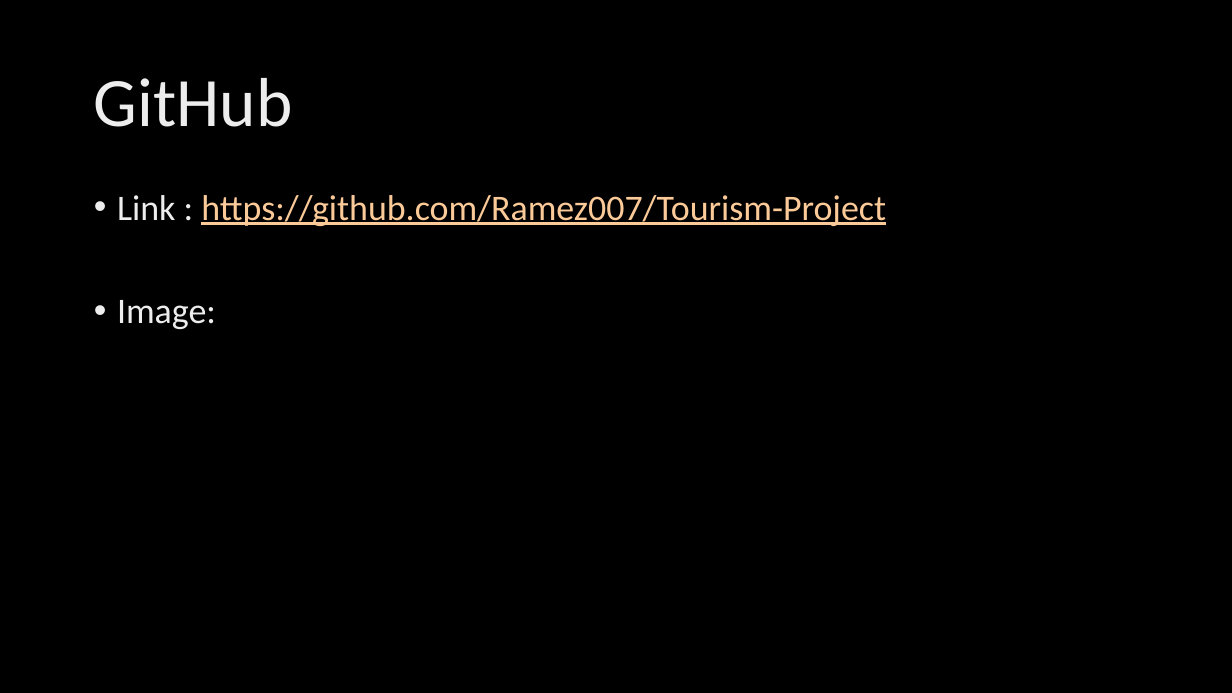
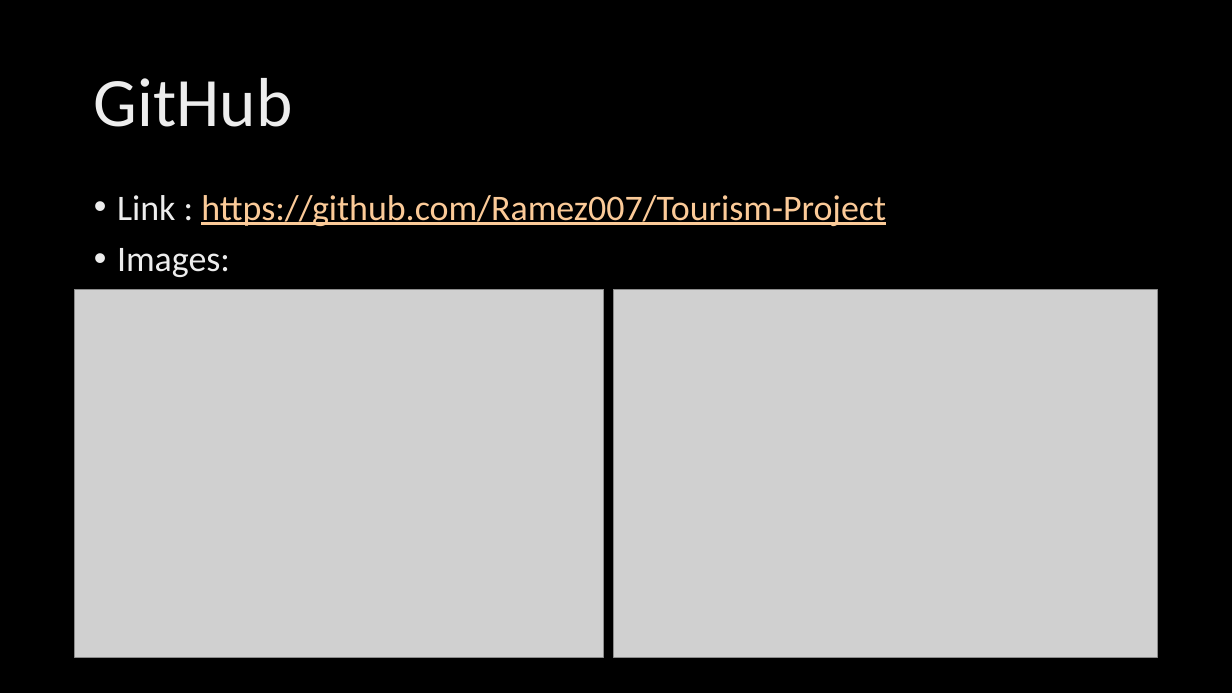
Before and after one commit to Ramez007/Tourism-Project, a slide deck: slide 10 of Documentation/revised Content management.pptx. Drawn at 1232x693 pixels with LibreOffice and Linux fonts; fonts in the diff are those of the drawing; grey boxes stand for pictures; background and template pictures are left out. Boxes give left, top, right and bottom in pixels: in the first picture for what was removed or moved away, otherwise in the second. Text is boxed around its words. In the diff, an @@ line names an element or a change of style, - is before the commit and + after.

Commit message:
First draft of powerpoint revised
left 5 tabs logical , pattern use , structure ,interaction view points and db design

```diff
--- a/Documentation/revised Content management.pptx
+++ b/Documentation/revised Content management.pptx
@@ text at [117,248,230,277]: text changed @@
-• Image:
+• Images:
@@ picture added at [75,289,604,658] @@
@@ picture added at [614,289,1157,658] @@
```
